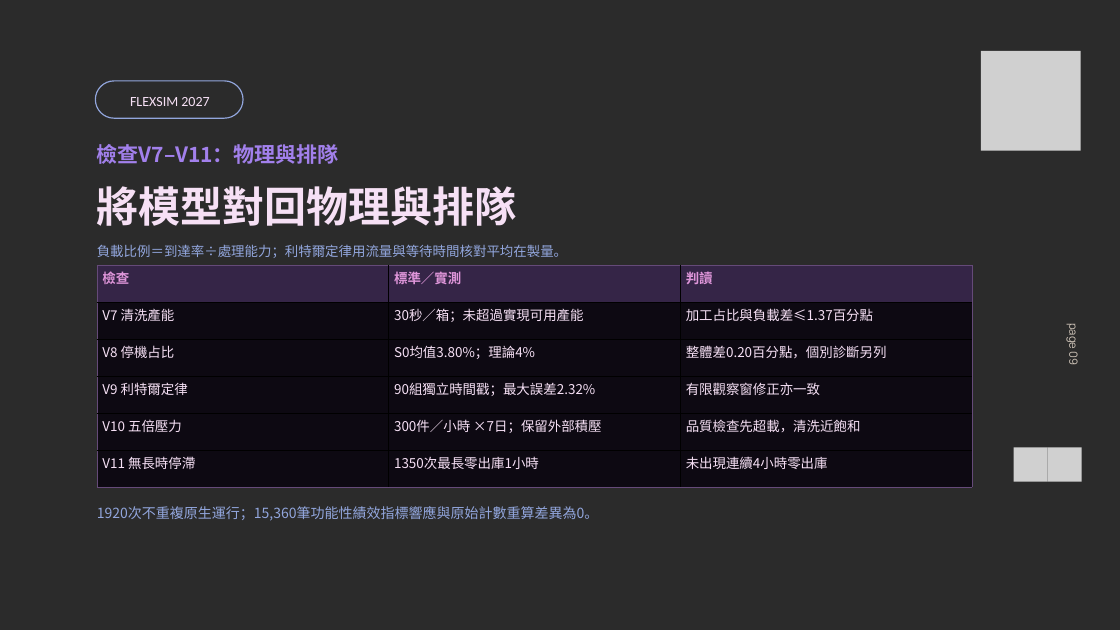
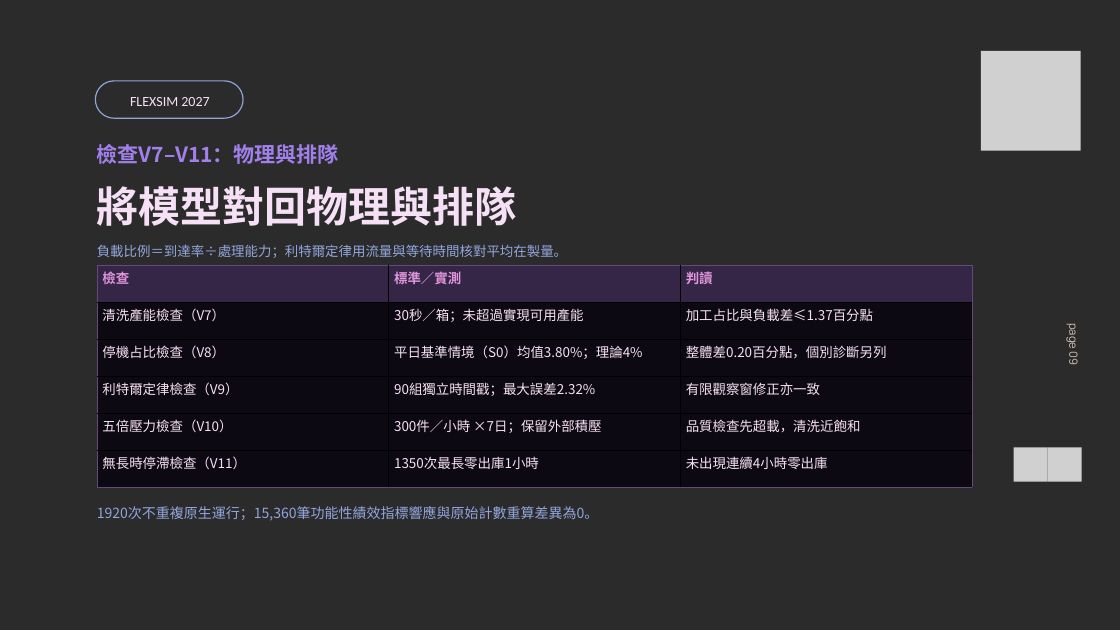
Before and after one commit to JRYTW/flexsim-circular-logistics-digital-twin, a slide deck: slide 9 of 重點檔案/01_成果簡報.pptx. Drawn at 1120x630 pixels with LibreOffice and Linux fonts; fonts in the diff are those of the drawing; grey boxes stand for pictures; background and template pictures are left out; a plain dark background stands for a picture behind light text. Boxes give left, top, right and bottom in pixels: in the first picture for what was removed or moved away, otherwise in the second. Text is boxed around its words. In the diff, an @@ line names an element or a change of style, - is before the commit and + after.

```diff
--- a/重點檔案/01_成果簡報.pptx
+++ b/重點檔案/01_成果簡報.pptx
@@ table at [97, 265, 972, 487] @@
-row 2, column 1: V7 清洗產能
+row 2, column 1: 清洗產能檢查（V7）
-row 3, column 1: V8 停機占比
+row 3, column 1: 停機占比檢查（V8）
-row 3, column 2: S0均值3.80%；理論4%
+row 3, column 2: 平日基準情境（S0）均值3.80%；理論4%
-row 4, column 1: V9 利特爾定律
+row 4, column 1: 利特爾定律檢查（V9）
-row 5, column 1: V10 五倍壓力
+row 5, column 1: 五倍壓力檢查（V10）
-row 6, column 1: V11 無長時停滯
+row 6, column 1: 無長時停滯檢查（V11）
```
Also in this commit, not shown: 4 other slides changed, 24 other files.
